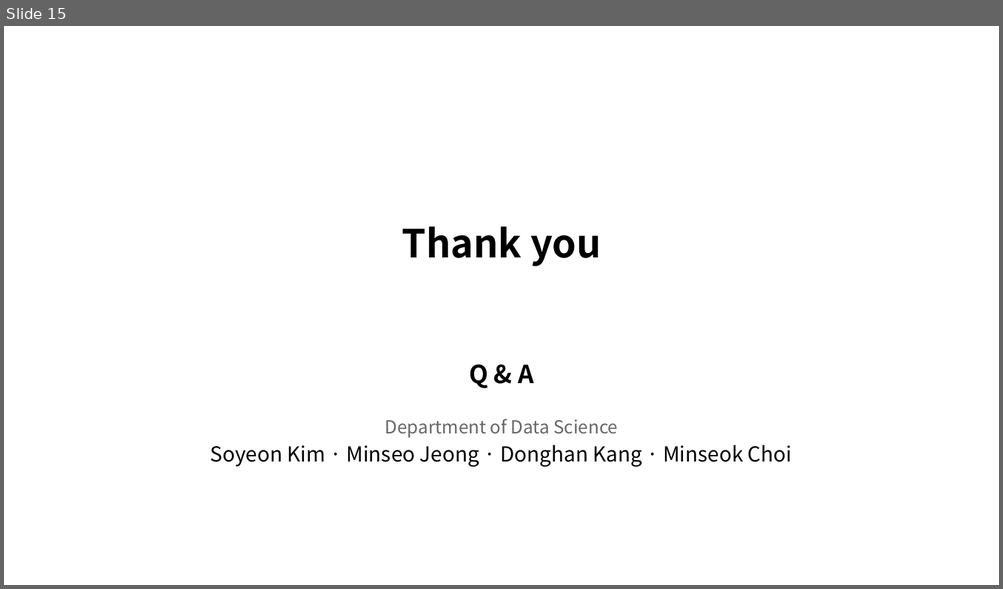
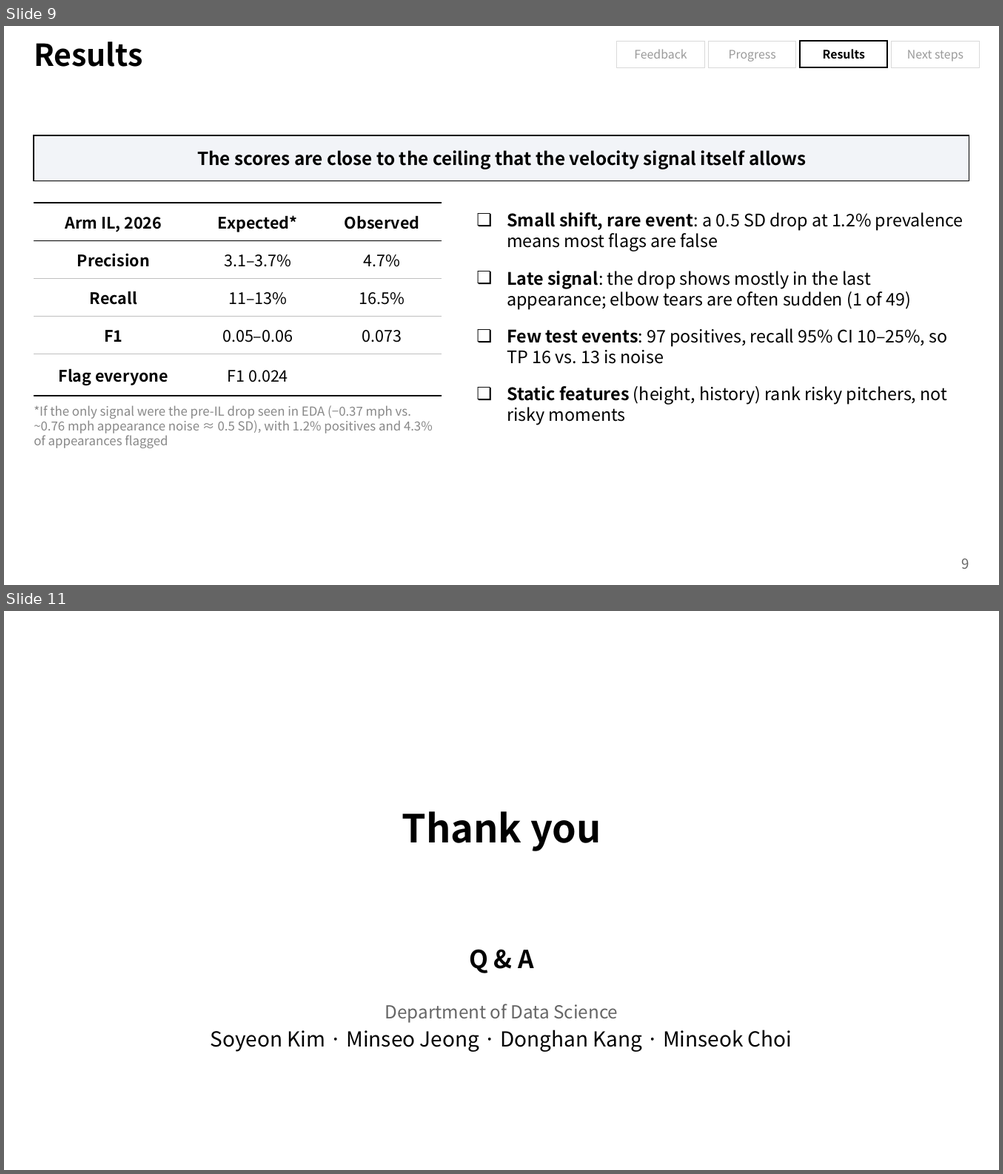
Before and after one commit to chirisjmmm/timeseries, a slide deck: presentation/Pitcher_Injury_Early_Warning_Midterm_EN.pptx. Shown one above the other, each under a label of ours: slide 15 before the commit, slides 9 and 11 after it; the slides between them are not shown. The pictures are 1003x589 and 1003x1174 pixels, drawn with LibreOffice and Linux fonts; fonts in the diff are those of the drawing; background and template pictures are left out. Boxes give left, top, right and bottom in pixels: in the first picture for what was removed or moved away, otherwise in the second. Text is boxed around its words. In the diff, an @@ line names an element or a change of style, - is before the commit and + after.

```diff
--- a/presentation/Pitcher_Injury_Early_Warning_Midterm_EN.pptx
+++ b/presentation/Pitcher_Injury_Early_Warning_Midterm_EN.pptx
@@ slide 9 added at box(4, 26, 999, 585), background #FFFFFF @@
@@ title added at box(34, 42, 143, 67), 22 pt, text #000000, bold @@
+Results
@@ rectangle added at box(617, 41, 704, 67), outline #D9D9D9 0.5 pt, 8.5 pt, text #9A9A9A @@
+Feedback
@@ rectangle added at box(708, 41, 796, 67), outline #D9D9D9 0.5 pt, 8.5 pt, text #9A9A9A @@
+Progress
@@ rectangle added at box(800, 41, 887, 67), outline #000000 1 pt, 8.5 pt, text #000000, bold @@
+Results
@@ rectangle added at box(891, 41, 979, 67), outline #D9D9D9 0.5 pt, 8.5 pt, text #9A9A9A @@
+Next steps
@@ text added at box(34, 82, 710, 116), 16 pt, text #FFFFFF, bold @@
+(3) Why are the numbers so low?
@@ rectangle added at box(34, 136, 969, 181), fill #F2F4F8, outline #000000 1 pt, 13 pt, text #000000, bold @@
+The scores are close to the ceiling that the velocity signal itself allows
@@ table added at box(34, 203, 441, 392), 5 rows, 3 columns @@
+Arm IL, 2026 | Expected* | Observed
+Precision | 3.1–3.7% | 4.7%
+Recall | 11–13% | 16.5%
+F1 | 0.05–0.06 | 0.073
+Flag everyone | F1 0.024 | 
@@ text added at box(506, 212, 963, 426), 12.5 pt, text #000000 @@
+❏ Small shift, rare event: a 0.5 SD drop at 1.2% prevalence means most flags are false
+❏ Late signal: the drop shows mostly in the last appearance; elbow tears are often sudden (1 of 49)
+❏ Few test events: 97 positives, recall 95% CI 10–25%, so TP 16 vs. 13 is noise
+❏ Static features (height, history) rank risky pitchers, not risky moments
@@ text added at box(34, 406, 432, 449), 9 pt, text #888888 @@
+*If the only signal were the pre-IL drop seen in EDA (−0.37 mph vs. ~0.76 mph appearance noise ≈ 0.5 SD), with 1.2% positives and 4.3% of appearances flagged
@@ page number added at box(962, 559, 969, 569), 10 pt, text #666666 @@
+9
@@ what was slide 15 is now slide 11 @@
```
Also in this commit, not shown: 7 slides changed, 5 slides removed, 2 other files.
